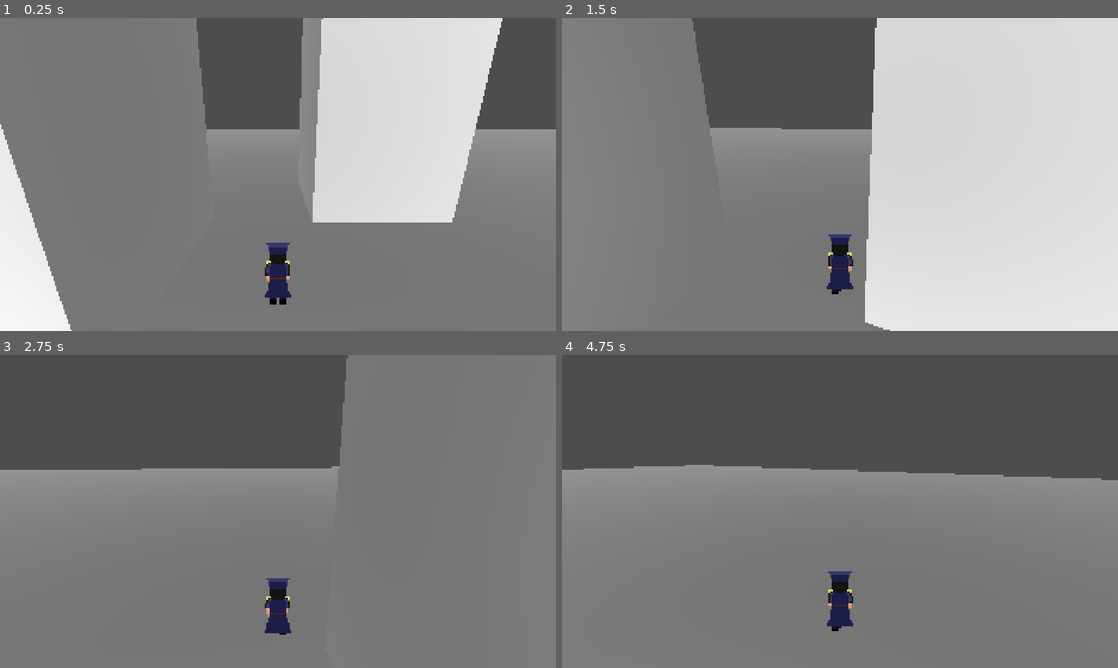
Above: before the commit, frames 1-4 (two rows, left to right).
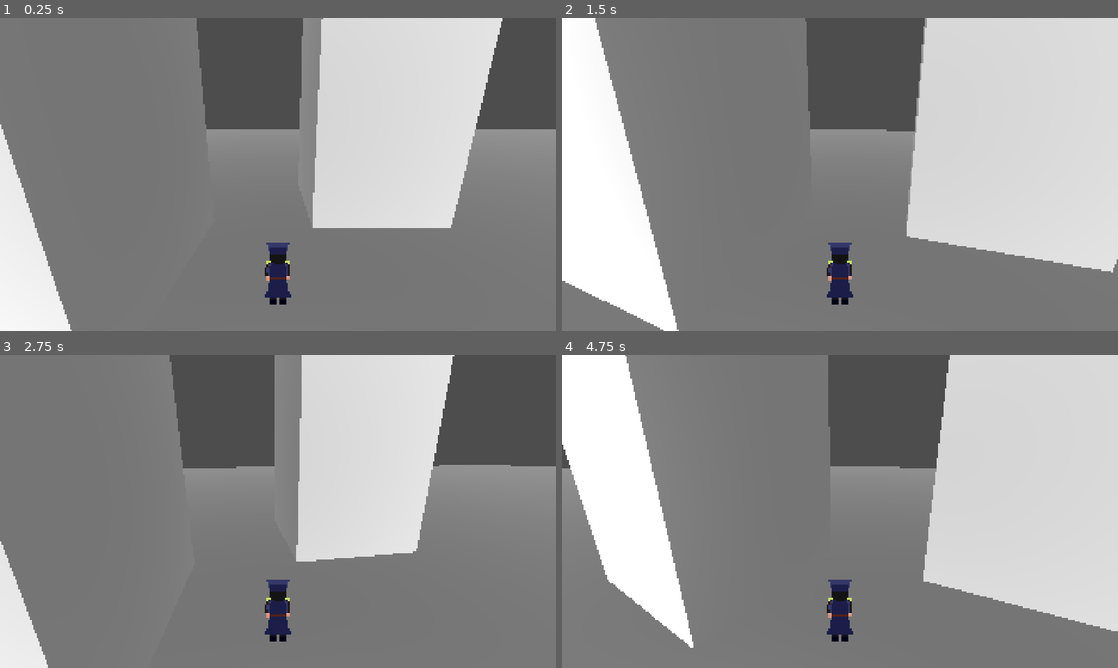
Above: after the commit, the same moments.

Repository: zenrythebard/dinamik_21_gamejam
Game: Godot game, scene res://test_louis.tscn
Two runs of this game, one before a commit and one after it. Both use one fixed random seed, a clock stepped at 60 frames per second and the inputs below.
Inputs (mouse positions are in pixels of both pictures, inside the frame that each line leads up to):
- Up to frame 1 (0.25 s): no input
- Up to frame 2 (1.5 s): tap Enter (ui_accept) at 0.5, 0.77 s; move the mouse to (867, 174) at 0.52 s; hold W (walk_forward) from 0.53 s (still down); click (867, 174) at 0.6 s; move the mouse to (812, 174) at 1.27 s; click (812, 174) at 1.35 s
- Up to frame 3 (2.75 s): keep holding W (walk_forward); tap Enter (ui_accept) at 1.52 s; move the mouse to (289, 505) at 2.02 s; click (289, 505) at 2.1 s
- Up to frame 4 (4.75 s): keep holding W (walk_forward); move the mouse to (834, 517) at 2.77 s; click (834, 517) at 2.85 s; tap Enter (ui_accept) at 3.02, 3.77, 4.52 s; move the mouse to (878, 514) at 3.52 s; click (878, 514) at 3.6 s; move the mouse to (795, 508) at 4.27 s; click (795, 508) at 4.35 s

The runs differ from the first frame. In frame 1, 0.4% of the frame differs, in the area x 56-82%, y 65-68%; in frame 2, 37%; in frame 3, 39%; in frame 4, 51%, in the area x 0-100%, y 0-94%.
Error after the commit: Invalid type in utility function "move_toward()". Cannot convert argument 3 from Nil to float. (res://test_assets/test_character_body_3d.gd:36)

Commit message:
anim fix

Diff:
--- a/test_assets/test_character_body_3d.gd
+++ b/test_assets/test_character_body_3d.gd
@@ -26,8 +26,8 @@
 	var input_dir := Input.get_vector("walk_left", "walk_right", "walk_forward", "walk_backward")
 	var direction := (transform.basis * Vector3(input_dir.x, 0, input_dir.y)).rotated(Vector3.UP, rotation_point.rotation.y).normalized()
 	var anim_dir : Vector2
-	anim_dir.x = direction.x
-	anim_dir.y = -direction.z
+	anim_dir.x = input_dir.x
+	anim_dir.y = -input_dir.y
 	if direction:
 		velocity.x = direction.x * SPEED
 		velocity.z = direction.z * SPEED
--- a/test_louis.tscn
+++ b/test_louis.tscn
@@ -17,7 +17,7 @@
 
 [node name="Player" parent="." unique_id=467720308 instance=ExtResource("1_8xeyj")]
 transform = Transform3D(1, 0, 0, 0, 1, 0, 0, 0, 1, 0, 1.1796747, 0)
-SPEED = 5.0
+SPEED = null
 
 [node name="DirectionalLight3D" type="DirectionalLight3D" parent="." unique_id=1932295934]
 light_indirect_energy = 5.132
